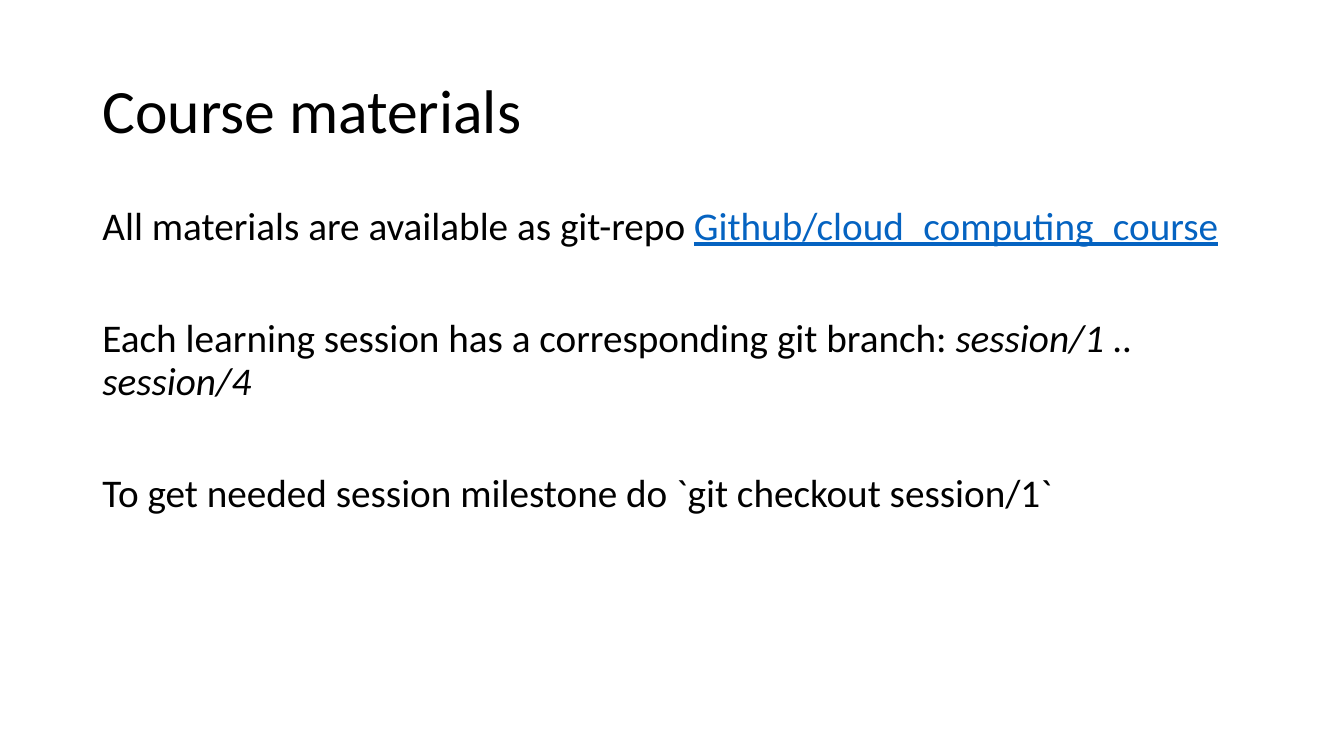
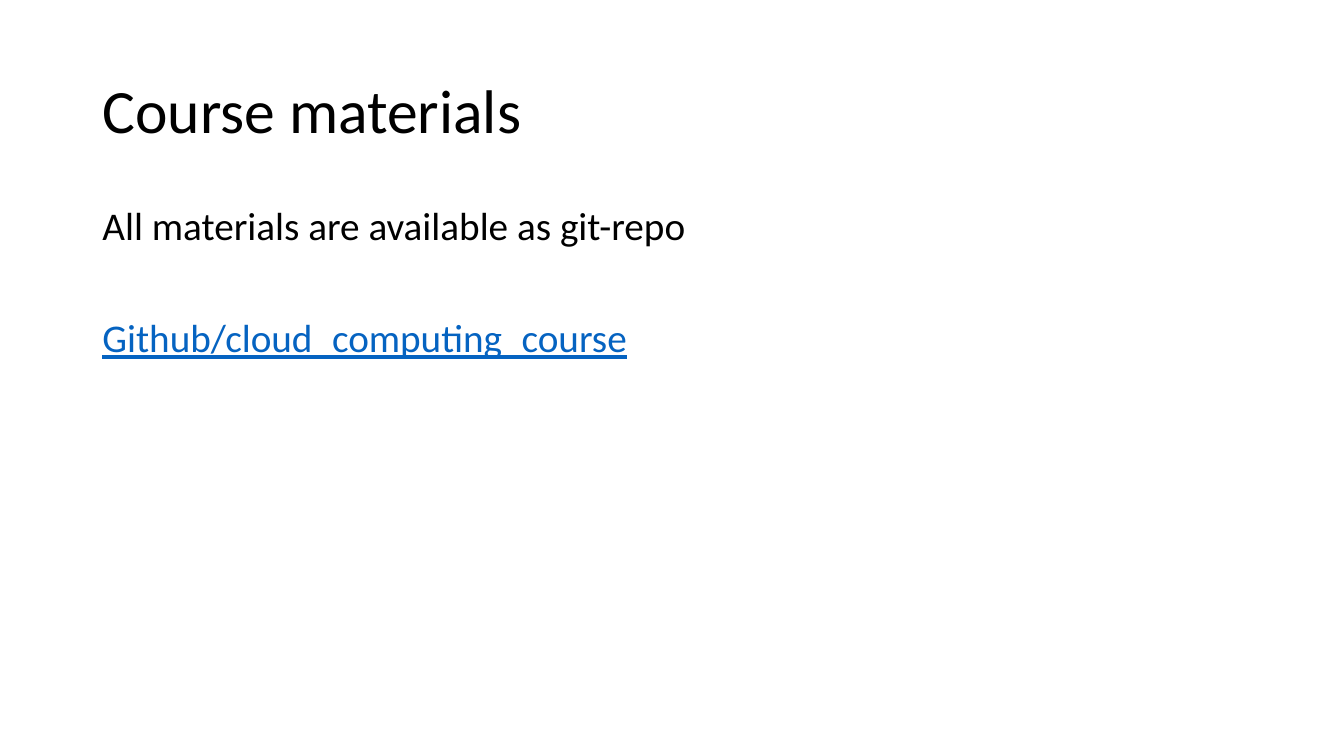
Before and after one commit to v1r7u/cloud_computing_old, a slide deck: slide 17 of presentations/01_Introduction.pptx. Drawn at 1344x756 pixels with LibreOffice and Linux fonts; fonts in the diff are those of the drawing. Boxes give left, top, right and bottom in pixels: in the first picture for what was removed or moved away, otherwise in the second. Text is boxed around its words. In the diff, an @@ line names an element or a change of style, - is before the commit and + after.

```diff
--- a/presentations/01_Introduction.pptx
+++ b/presentations/01_Introduction.pptx
@@ text at (102, 212, 685, 359): text changed @@
-All materials are available as git-repo Github/cloud_computing_course
-Each learning session has a corresponding git branch: session/1 .. session/4
-To get needed session milestone do `git checkout session/1`
+All materials are available as git-repo
+Github/cloud_computing_course
```
Also in this commit, not shown: 12 other slides changed, 6 other files.
